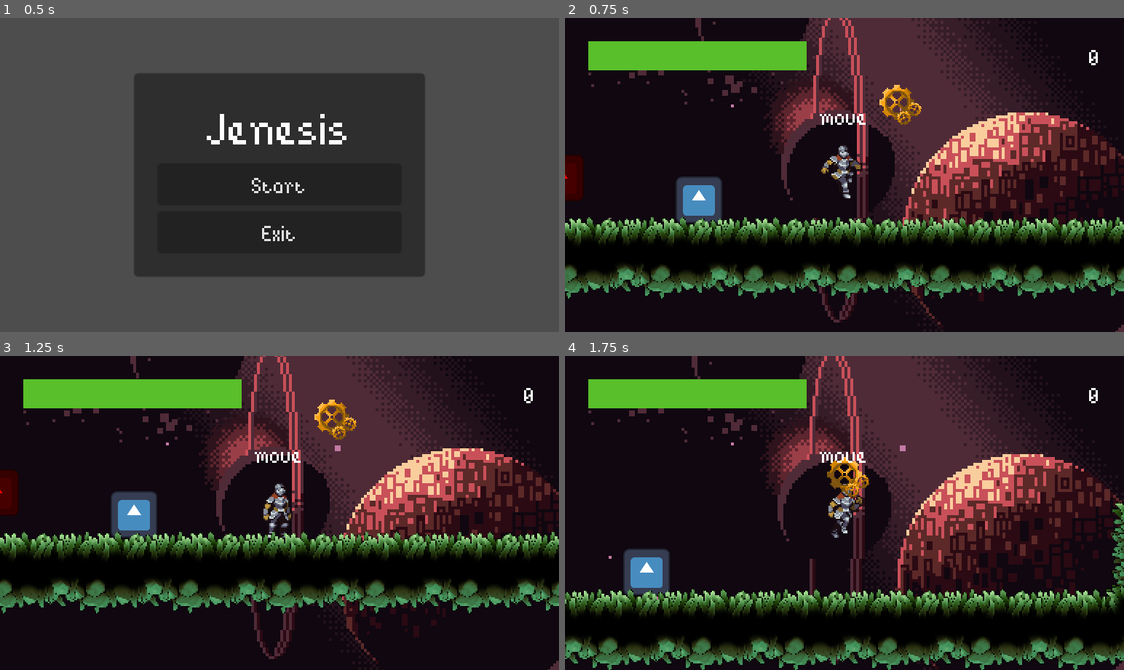
Above: before the commit, frames 1-4 (two rows, left to right).
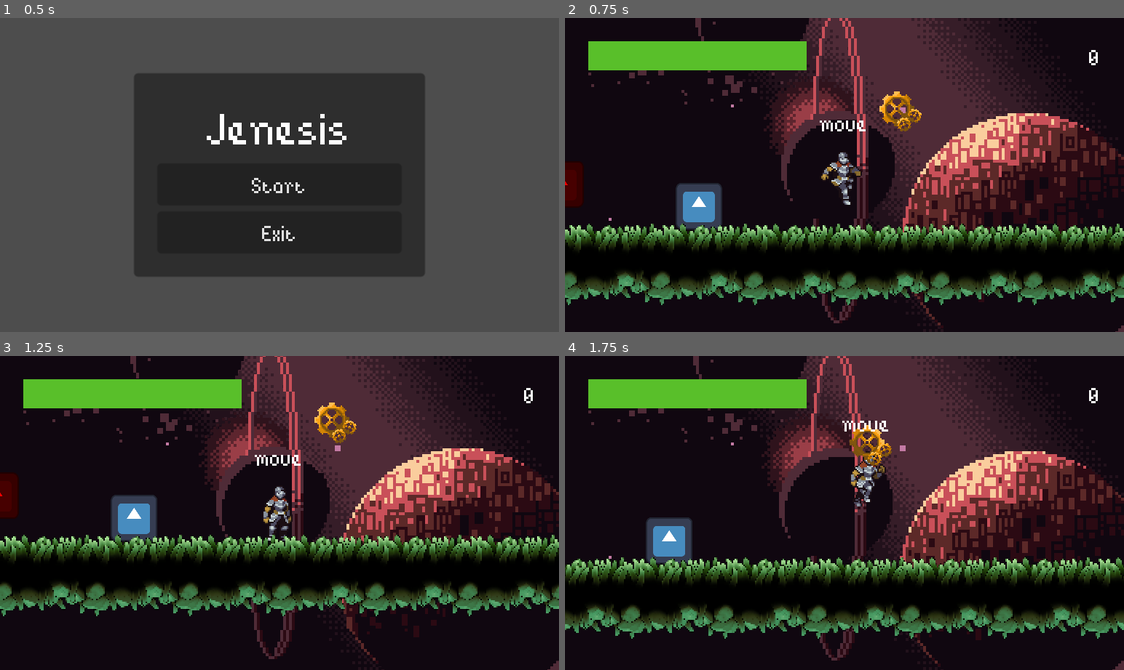
Above: after the commit, the same moments.

Repository: elixs/jenesis
Game: Godot game, scene res://ui/main_menu.tscn
Two runs of this game, one before a commit and one after it. Both use one fixed random seed, a clock stepped at 60 frames per second and the inputs below. The engine's default icon, where the game draws it, is replaced by a stand-in: a white triangle on a blue panel in a dark square.
Inputs (mouse positions are in pixels of both pictures, inside the frame that each line leads up to):
- Up to frame 1 (0.5 s): no input
- Up to frame 2 (0.75 s): click "Start" at 0.5 s
- Up to frame 3 (1.25 s): no input
- Up to frame 4 (1.75 s): move the mouse to (967, 497) at 1.27 s; hold D (move_right) from 1.28 s (still down); hold 3 (random) from 1.28 s (still down); tap Space (jump) at 1.52 s

Frame 1 is identical in both runs. In frame 2, 17% of the frame differs, in the area x 0-100%, y 0-100%; in frame 3, 10%; in frame 4, 32%.

Commit message:
camera shake fix

Diff:
--- a/scenes/camera_with_shake.gd
+++ b/scenes/camera_with_shake.gd
@@ -1,20 +1,15 @@
 class_name CameraWithShake
-extends Node2D
+extends Camera2D
 
 @export var distance: float = 5
 @export var points: int = 5
 @export var duration: float = 0.2
-@export var enabled: bool = true
 
-@onready var camera_2d = $Camera2D
-
-func _ready():
-	camera_2d.enabled = enabled
 
 func shake() -> void:
 	var tween = create_tween()
 	var delta = duration / points
 	for i in points:
 		var random_position = Vector2(randf_range(-1, 1), randf_range(-1, 1)).normalized() * distance
-		tween.tween_property(camera_2d, "position", random_position, delta)
-	tween.tween_property(camera_2d, "position", Vector2.ZERO, 0)
+		tween.tween_property(self, "offset", random_position, delta)
+	tween.tween_property(self, "offset", Vector2.ZERO, 0)
--- a/scenes/camera_with_shake.tscn
+++ b/scenes/camera_with_shake.tscn
@@ -2,7 +2,7 @@
 
 [ext_resource type="Script" path="res://scenes/camera_with_shake.gd" id="1_14roq"]
 
-[node name="CameraWithShake" type="Node2D"]
+[node name="CameraWithShake" type="Camera2D"]
+process_callback = 0
+position_smoothing_enabled = true
 script = ExtResource("1_14roq")
-
-[node name="Camera2D" type="Camera2D" parent="."]
